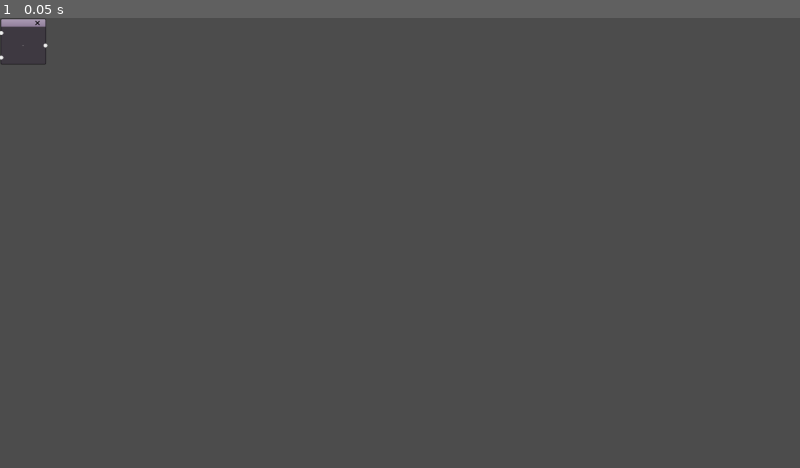
Above: before the commit, frame 1.
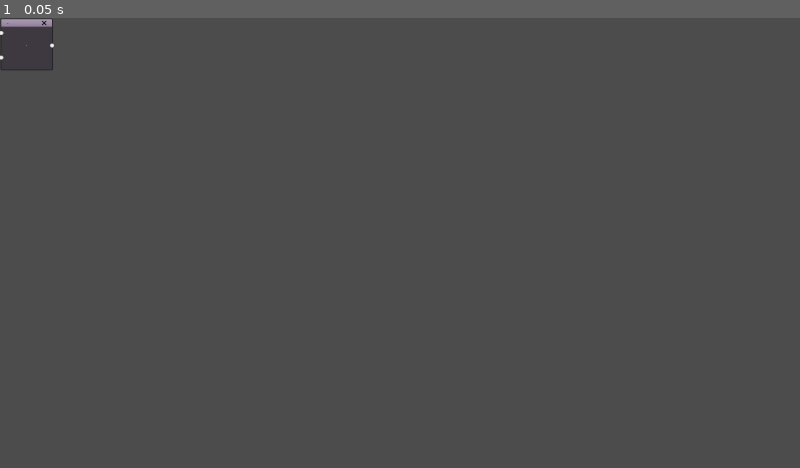
Above: after the commit, the same moment.

Repository: FanuelAnte/Circuitry
Game: Godot game, scene res://Scenes/Nodes/Generic.tscn
The game is run twice, just before and just after one commit, with the same random seed, the same clock (stepped at 60 frames per second) and the same inputs. This scene is started directly instead of the project's main scene.
Inputs:
- Up to frame 1 (0.05 s): no input

The runs differ from the first frame. In frame 1, less than 0.1% of the frame differs, in the area x 0-7%, y 0-12%.
Error before the commit: Invalid call. Nonexistent function 'get_canvas_transform' in base 'Nil'. (res://Scenes/Nodes/Generic.gd:48)
Error after the commit: Invalid get index 'connections_list' (on base: 'Viewport'). (res://Scenes/Nodes/Generic.gd:55)

Commit message:
Single level components

Diff:
--- a/Scenes/GenericGraph.gd
+++ b/Scenes/GenericGraph.gd
@@ -1,5 +1,62 @@
 extends GraphEdit
 
+var component_name
+
+var connections_list = []
 
 func _ready():
 	pass
+
+
+func _process(delta):
+	update_connections()
+
+func load_saved_component(comp_id):
+	var file = File.new()
+	if file.file_exists("user://" + str(comp_id) + ".comp"):
+
+		file.open("user://" + str(comp_id) + ".comp", File.READ)
+		var save_data = parse_json(file.get_line())
+
+		for node in save_data["nodes"]:
+			var path = load(node["scene_path"])
+			var added_node = path.instance()
+			self.add_child(added_node)
+			added_node.name = node["node_name"]
+			added_node.graph_edit = self
+			added_node.is_being_dragged = false
+			added_node.offset = Vector2(node["node_position_x"], node["node_position_y"])
+
+			if added_node.node_type == "INPUT":
+				added_node.io_values = node["io_values"]
+
+#			if added_node.is_component:
+#				added_node.node_type = node["node_type"]
+#				added_node.gen_graph = node["generic_graph"]
+#				added_node.create_graph(added_node.node_type)
+
+		for connection in save_data["connections"]:
+			self.connect_node(connection["from"].replacen("@", ""), connection["from_port"], connection["to"].replacen("@", ""), connection["to_port"])
+
+		file.close()
+
+func update_connections():
+	var connections = self.get_connection_list()
+
+	for i in range(connections.size()):
+		var node = self.get_node(connections[i].from)
+		if is_instance_valid(node):
+			if node.io_values[connections[i].from_port] != null:
+				connections[i]["data"] = node.io_values[connections[i].from_port]
+		else:
+			connections[i]["data"] = 0
+
+	connections_list = connections
+
+func evaluate(io_values):
+	for node in self.get_children():
+		if node.is_in_group("input"):
+			node.io_values = io_values
+
+		if node.is_in_group("output"):
+			return node.io_values
--- a/Scenes/GenericGraph.tscn
+++ b/Scenes/GenericGraph.tscn
@@ -2,8 +2,14 @@
 
 [ext_resource path="res://Scenes/GenericGraph.gd" type="Script" id=1]
 
-[node name="GraphEdit" type="GraphEdit"]
+[node name="GenericGraph" type="GraphEdit"]
 margin_right = 640.0
 margin_bottom = 384.0
 scroll_offset = Vector2( -64, -64 )
 script = ExtResource( 1 )
+
+[node name="Control" type="Control" parent="."]
+margin_left = 734.0
+margin_top = -18.0
+margin_right = 1348.0
+margin_bottom = 339.0
--- /dev/null
+++ b/Scenes/Main.gd
@@ -0,0 +1,22 @@
+extends GraphEdit
+
+var connections_list = []
+
+func _ready():
+	pass # Replace with function body.
+
+func _process(delta):
+	update_connections()
+
+func update_connections():
+	var connections = self.get_connection_list()
+
+	for i in range(connections.size()):
+		var node = self.get_node(connections[i].from)
+		if is_instance_valid(node):
+			if node.io_values[connections[i].from_port] != null:
+				connections[i]["data"] = node.io_values[connections[i].from_port]
+		else:
+			connections[i]["data"] = 0
+
+	connections_list = connections
--- a/Scenes/MainGame.gd
+++ b/Scenes/MainGame.gd
@@ -5,8 +5,12 @@
 var input_scene = preload("res://Scenes/Nodes/Input.tscn")
 var output_scene = preload("res://Scenes/Nodes/Output.tscn")
 
+onready var extra_graphs = $ExtraGraphs
+
 onready var graph_edit = $GraphEdit
 onready var node_menu = $NodeMenu
+
+var nodes_in_graph = []
 
 func _ready():
 	graph_edit.get_zoom_hbox().visible = false
@@ -53,12 +57,18 @@
 			if added_node.node_type == "INPUT":
 				added_node.io_values = node["io_values"]
 
+			if added_node.is_component:
+				added_node.node_type = node["node_type"]
+				added_node.gen_graph = node["generic_graph"]
+				added_node.create_graph(added_node.node_type)
+
 		for connection in save_data["connections"]:
 			graph_edit.connect_node(connection["from"].replacen("@", ""), connection["from_port"], connection["to"].replacen("@", ""), connection["to_port"])
 
 		file.close()
 
 func _process(delta):
+	update_connections()
 	if Input.is_mouse_button_pressed(2):
 		var tween = create_tween().set_trans(Tween.TRANS_QUINT).set_ease(Tween.EASE_OUT)
 		tween.tween_property(node_menu, "rect_position", get_global_mouse_position(), 0.3)
@@ -86,16 +96,20 @@
 	Globals.connections = connections
 
 func _on_Timer_timeout():
+
+	var current_nodes = []
 	var connections = graph_edit.get_connection_list()
-	var current_nodes = []
 	for node in graph_edit.get_children():
 		if node.is_in_group("node"):
 			current_nodes.append({
+				"node_type": node.node_type,
+				"is_comp": node.is_component,
+				"generic_graph" : node.gen_graph,
 				"node_name" : node.name.replacen("@", ""),
 				"node_position_x" : node.offset.x,
 				"node_position_y" : node.offset.y,
 				"io_values" : node.io_values,
 				"scene_path" : node.scene_path,
 			})
-
+	nodes_in_graph = current_nodes
 	save(Globals.current_problem["id"], current_nodes, connections)
--- a/Scenes/MainGame.tscn
+++ b/Scenes/MainGame.tscn
@@ -1,7 +1,8 @@
-[gd_scene load_steps=4 format=2]
+[gd_scene load_steps=5 format=2]
 
 [ext_resource path="res://Scenes/NodeMenu.tscn" type="PackedScene" id=1]
 [ext_resource path="res://Assets/Themes/LightTheme.tres" type="Theme" id=2]
+[ext_resource path="res://Scenes/Main.gd" type="Script" id=3]
 [ext_resource path="res://Scenes/MainGame.gd" type="Script" id=18]
 
 [node name="MainGame" type="Control" groups=["MainGame"]]
@@ -19,16 +20,21 @@
 zoom_max = 1.0
 zoom_step = 1.05
 minimap_size = Vector2( 400, 200 )
+script = ExtResource( 3 )
 
 [node name="NodeMenu" parent="." instance=ExtResource( 1 )]
 margin_left = -576.0
 margin_right = -320.0
 
+[node name="ExtraGraphs" type="Control" parent="."]
+margin_right = 40.0
+margin_bottom = 40.0
+
 [node name="Timer" type="Timer" parent="."]
 autostart = true
 
 [node name="pos" type="Position2D" parent="."]
-position = Vector2( 2304, 0 )
+position = Vector2( 2048, 0 )
 
 [connection signal="connection_request" from="GraphEdit" to="." method="_on_GraphEdit_connection_request"]
 [connection signal="disconnection_request" from="GraphEdit" to="." method="_on_GraphEdit_disconnection_request"]
--- a/Scenes/NodeMenu.gd
+++ b/Scenes/NodeMenu.gd
@@ -3,8 +3,6 @@
 var and_scene = preload("res://Scenes/Nodes/AND.tscn")
 var not_scene = preload("res://Scenes/Nodes/NOT.tscn")
 var generic_scene = preload("res://Scenes/Nodes/Generic.tscn")
-
-var generic_graph = preload("res://Scenes/Nodes/Generic.tscn")
 
 onready var input_table_panel = $InputTablePanel
 onready var validation_table_panel = $ValidationTablePanel
@@ -14,6 +12,8 @@
 onready var graph_edit = get_parent().get_child(0)
 onready var position_node = get_parent().get_child(3)
 onready var state_lbl = $ValidationTablePanel/Panel/StateLbl
+onready var comps_cont = $CompsPanel/CompsCont
+onready var comps_panel = $CompsPanel
 
 var added_node
 
@@ -122,7 +122,7 @@
 
 	for i in range(parsed_table[0].size()):
 		input_node.io_values = parsed_table[0][i]
-		yield(get_tree().create_timer(0.2), "timeout")
+		yield(get_tree().create_timer(0.5), "timeout")
 		if output_node.io_values[0] != parsed_table[1][i][0]:
 			valid = false
 			break
@@ -153,9 +153,64 @@
 	added_node.is_being_dragged = false
 
 func _on_GenericBtn_button_down():
+	for i in comps_cont.get_children():
+		i.queue_free()
+
 	modulate_menu(0.5)
+
+	var files = get_component_files("user://", ".comp")
+	comps_panel.show()
+
+	for file in files:
+		create_button(file)
+
 	add_gate(generic_scene)
+
+func get_component_files(path, ext):
+	var dir = Directory.new()
+	var files = []
+
+	var final_file_names = []
+
+	if dir.open(path) == OK:
+		dir.list_dir_begin()
+		while true:
+			var file = dir.get_next()
+			if file == "":
+				break
+			if dir.current_is_dir():
+				continue
+			if file.ends_with(ext):
+				files.append(file)
+		dir.list_dir_end()
+	for file in files:
+		final_file_names.append(file.split(".")[0])
+
+	return final_file_names
+
+func create_button(text):
+	var button = Button.new()
+	button.text = text
+	button.rect_min_size = Vector2(90, 25)
+	comps_cont.add_child(button)
+
+	button.connect("pressed", self, "on_button_pressed", [text])
+
+func on_button_pressed(text):
+	added_node.node_type = text
+	comps_panel.hide()
+	added_node.create_graph(text)
 
 func _on_GenericBtn_button_up():
 	modulate_menu(1)
 	added_node.is_being_dragged = false
+
+func save_component(comp_name, nodes, connections):
+	var file = File.new()
+	file.open("user://" + str(comp_name) + ".comp", File.WRITE)
+	var save_data = {"nodes" : nodes, "connections" : connections}
+	file.store_line(to_json(save_data))
+	file.close()
+
+func _on_SaveCompBtn_pressed():
+	save_component(Globals.current_problem["name"], get_parent().nodes_in_graph, get_parent().get_child(0).get_connection_list())
--- a/Scenes/NodeMenu.tscn
+++ b/Scenes/NodeMenu.tscn
@@ -10,7 +10,7 @@
 
 [node name="NodeMenu" type="Control"]
 margin_right = 256.0
-margin_bottom = 352.0
+margin_bottom = 392.0
 theme = ExtResource( 3 )
 script = ExtResource( 1 )
 
@@ -55,7 +55,6 @@
 text = "NOT"
 
 [node name="HBoxContainer2" type="HBoxContainer" parent="Panel/GateVBox"]
-visible = false
 margin_top = 93.0
 margin_right = 256.0
 margin_bottom = 118.0
@@ -70,16 +69,16 @@
 text = "Custom"
 
 [node name="IOLbl" type="Label" parent="Panel/GateVBox"]
-margin_top = 93.0
-margin_right = 256.0
-margin_bottom = 111.0
+margin_top = 143.0
+margin_right = 256.0
+margin_bottom = 161.0
 text = "IO"
 align = 1
 
 [node name="HBoxContainer6" type="HBoxContainer" parent="Panel/GateVBox"]
-margin_top = 136.0
-margin_right = 256.0
-margin_bottom = 161.0
+margin_top = 186.0
+margin_right = 256.0
+margin_bottom = 211.0
 custom_constants/separation = 30
 alignment = 1
 
@@ -99,16 +98,16 @@
 text = "Prove"
 
 [node name="ControlsLbl" type="Label" parent="Panel/GateVBox"]
-margin_top = 186.0
-margin_right = 256.0
-margin_bottom = 204.0
+margin_top = 236.0
+margin_right = 256.0
+margin_bottom = 254.0
 text = "CONTROLS"
 align = 1
 
 [node name="HBoxContainer7" type="HBoxContainer" parent="Panel/GateVBox"]
-margin_top = 229.0
-margin_right = 256.0
-margin_bottom = 254.0
+margin_top = 279.0
+margin_right = 256.0
+margin_bottom = 304.0
 custom_constants/separation = 40
 alignment = 1
 
@@ -125,6 +124,20 @@
 margin_bottom = 25.0
 rect_min_size = Vector2( 90, 25 )
 text = "Hide"
+
+[node name="HBoxContainer8" type="HBoxContainer" parent="Panel/GateVBox"]
+margin_top = 329.0
+margin_right = 256.0
+margin_bottom = 354.0
+custom_constants/separation = 40
+alignment = 1
+
+[node name="SaveCompBtn" type="Button" parent="Panel/GateVBox/HBoxContainer8"]
+margin_left = 83.0
+margin_right = 173.0
+margin_bottom = 25.0
+rect_min_size = Vector2( 90, 25 )
+text = "Save"
 
 [node name="InputTablePanel" type="Panel" parent="."]
 visible = false
@@ -284,6 +297,22 @@
 rect_min_size = Vector2( 90, 25 )
 text = "Close"
 
+[node name="CompsPanel" type="Panel" parent="."]
+visible = false
+margin_left = -272.0
+margin_right = -32.0
+margin_bottom = 392.0
+
+[node name="CompsCont" type="GridContainer" parent="CompsPanel"]
+margin_left = 16.0
+margin_top = 16.0
+margin_right = 226.0
+margin_bottom = 376.0
+rect_min_size = Vector2( 210, 0 )
+custom_constants/vseparation = 30
+custom_constants/hseparation = 30
+columns = 2
+
 [connection signal="mouse_entered" from="Panel" to="." method="_on_Panel_mouse_entered"]
 [connection signal="mouse_exited" from="Panel" to="." method="_on_Panel_mouse_exited"]
 [connection signal="button_down" from="Panel/GateVBox/HBoxContainer/ANDBtn" to="." method="_on_ANDBtn_button_down"]
@@ -298,6 +327,7 @@
 [connection signal="pressed" from="Panel/GateVBox/HBoxContainer6/ValidationBtn" to="." method="_on_ValidationBtn_pressed"]
 [connection signal="pressed" from="Panel/GateVBox/HBoxContainer7/ExitBtn" to="." method="_on_ExitBtn_pressed"]
 [connection signal="pressed" from="Panel/GateVBox/HBoxContainer7/CloseBtn" to="." method="_on_CloseBtn_pressed"]
+[connection signal="pressed" from="Panel/GateVBox/HBoxContainer8/SaveCompBtn" to="." method="_on_SaveCompBtn_pressed"]
 [connection signal="pressed" from="InputTablePanel/HBoxContainer2/InCloseBtn" to="." method="_on_InCloseBtn_pressed"]
 [connection signal="pressed" from="ValidationTablePanel/HBoxContainer2/VCheckBtn" to="." method="_on_VCheckBtn_pressed"]
 [connection signal="pressed" from="ValidationTablePanel/HBoxContainer2/VCloseBtn" to="." method="_on_VCloseBtn_pressed"]
--- a/Scenes/Nodes/AND.gd
+++ b/Scenes/Nodes/AND.gd
@@ -1,11 +1,13 @@
 extends GraphNode
 
 const node_type = "AND"
-
+var is_component = false
 var scene_path = "res://Scenes/Nodes/AND.tscn"
 
 var graph_edit
 var is_being_dragged = true
+
+var gen_graph
 
 var io_values = [0]
 var input_values = [0, 0]
@@ -38,7 +40,7 @@
 
 func get_input_values():
 	input_values = [0, 0]
-	for conn in Globals.connections:
+	for conn in get_parent().connections_list:
 		if conn["to"] == self.name:
 			input_values[conn["to_port"]] = conn["data"]
 
--- a/Scenes/Nodes/Generic.gd
+++ b/Scenes/Nodes/Generic.gd
@@ -1,11 +1,15 @@
 extends GraphNode
 
-var node_type = "GENERIC"
+var is_component = true
 
+var generic_graph = preload("res://Scenes/GenericGraph.tscn")
+var node_type = "-"
 var scene_path = "res://Scenes/Nodes/Generic.tscn"
 
-var graph_edit
+var graph_edit = get_parent()
 var is_being_dragged = true
+
+var gen_graph
 
 var io_values = [0]
 var input_values = [0, 0]
@@ -13,7 +17,18 @@
 func _ready():
 	pass
 
+func create_graph(text):
+	gen_graph = generic_graph.instance()
+	graph_edit.get_parent().get_child(2).add_child(gen_graph)
+	gen_graph.rect_position = Vector2(2048, 0)
+	gen_graph.name = gen_graph.name.replacen("@", "")
+	gen_graph.component_name = text
+	gen_graph.load_saved_component(text)
+
 func _process(delta):
+	self.title = node_type
+	$Name.text = node_type
+
 	execute()
 	if is_being_dragged:
 		self.offset = get_mouse_on_graph_position()
@@ -37,12 +52,14 @@
 
 func get_input_values():
 	input_values = [0, 0]
-	for conn in Globals.connections:
+	for conn in get_parent().connections_list:
 		if conn["to"] == self.name:
 			input_values[conn["to_port"]] = conn["data"]
 
 func execute():
-	pass
+	get_input_values()
+	if gen_graph != null and is_instance_valid(gen_graph):
+		io_values = gen_graph.evaluate(input_values)
 
 func get_mouse_on_graph_position():
 	var canvas_transform = graph_edit.get_canvas_transform()
--- a/Scenes/Nodes/Generic.tscn
+++ b/Scenes/Nodes/Generic.tscn
@@ -3,8 +3,8 @@
 [ext_resource path="res://Scenes/Nodes/Generic.gd" type="Script" id=1]
 
 [node name="Generic" type="GraphNode" groups=["node"]]
-margin_right = 32.0
-margin_bottom = 30.0
+margin_right = 128.0
+margin_bottom = 128.0
 show_close = true
 slot/0/left_enabled = true
 slot/0/left_type = 0
@@ -29,7 +29,7 @@
 [node name="Control" type="Control" parent="."]
 margin_left = 16.0
 margin_top = 24.0
-margin_right = 96.0
+margin_right = 112.0
 margin_bottom = 49.0
 rect_min_size = Vector2( 0, 25 )
 mouse_filter = 2
@@ -37,7 +37,7 @@
 [node name="Name" type="Label" parent="."]
 margin_left = 16.0
 margin_top = 50.0
-margin_right = 96.0
+margin_right = 112.0
 margin_bottom = 82.0
 rect_min_size = Vector2( 80, 32 )
 text = "-"
@@ -47,7 +47,7 @@
 [node name="Control2" type="Control" parent="."]
 margin_left = 16.0
 margin_top = 83.0
-margin_right = 96.0
+margin_right = 112.0
 margin_bottom = 108.0
 rect_min_size = Vector2( 0, 25 )
 mouse_filter = 2
--- a/Scenes/Nodes/Input.gd
+++ b/Scenes/Nodes/Input.gd
@@ -1,8 +1,11 @@
 extends GraphNode
 
 const node_type = "INPUT"
+var is_component = false
 
 var scene_path = "res://Scenes/Nodes/Input.tscn"
+
+var gen_graph
 
 var is_being_dragged = true
 var graph_edit
--- a/Scenes/Nodes/NOT.gd
+++ b/Scenes/Nodes/NOT.gd
@@ -1,8 +1,11 @@
 extends GraphNode
 
 const node_type = "NOT"
+var is_component = false
 
 var scene_path = "res://Scenes/Nodes/NOT.tscn"
+
+var gen_graph
 
 var graph_edit
 var is_being_dragged = true
@@ -33,7 +36,7 @@
 
 func get_input_values():
 	input_values = [0, 0]
-	for conn in Globals.connections:
+	for conn in get_parent().connections_list:
 		if conn["to"] == self.name:
 			input_values[conn["to_port"]] = conn["data"]
 
--- a/Scenes/Nodes/Output.gd
+++ b/Scenes/Nodes/Output.gd
@@ -1,8 +1,11 @@
 extends GraphNode
 
 const node_type = "OUTPUT"
+var is_component = false
 
 var scene_path = "res://Scenes/Nodes/Output.tscn"
+
+var gen_graph
 
 var is_being_dragged = true
 var graph_edit
@@ -27,7 +30,7 @@
 			set_slot_color_left(i, Color(Globals.line_colors["inactive"]))
 
 func execute():
-	for conn in Globals.connections:
+	for conn in get_parent().connections_list:
 		if conn["to"] == self.name:
 			io_values[conn["to_port"]] = conn["data"]
 
